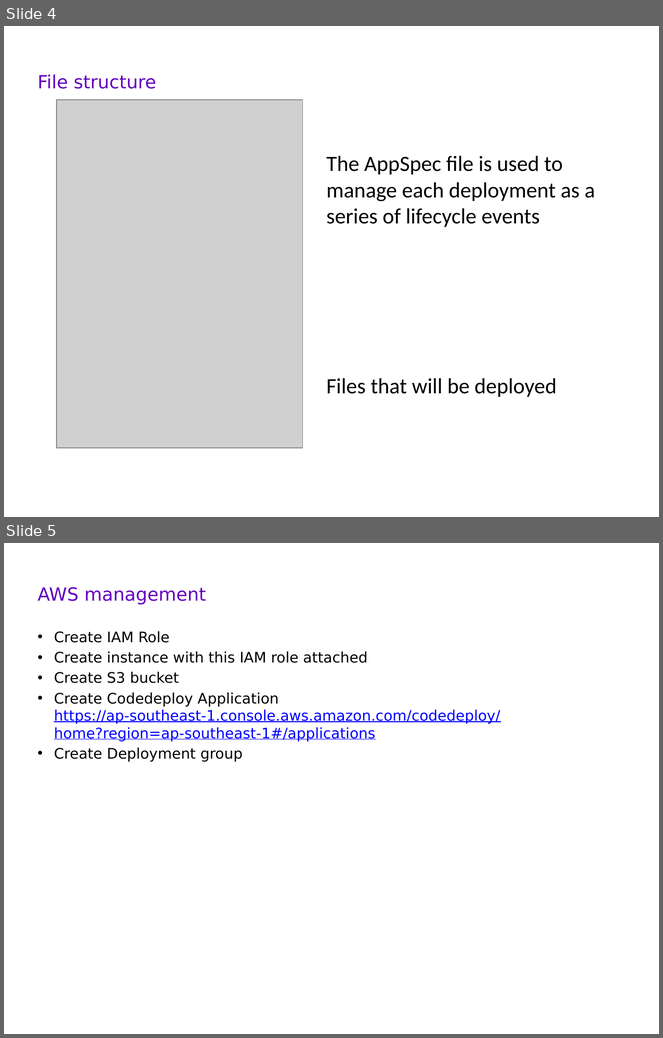
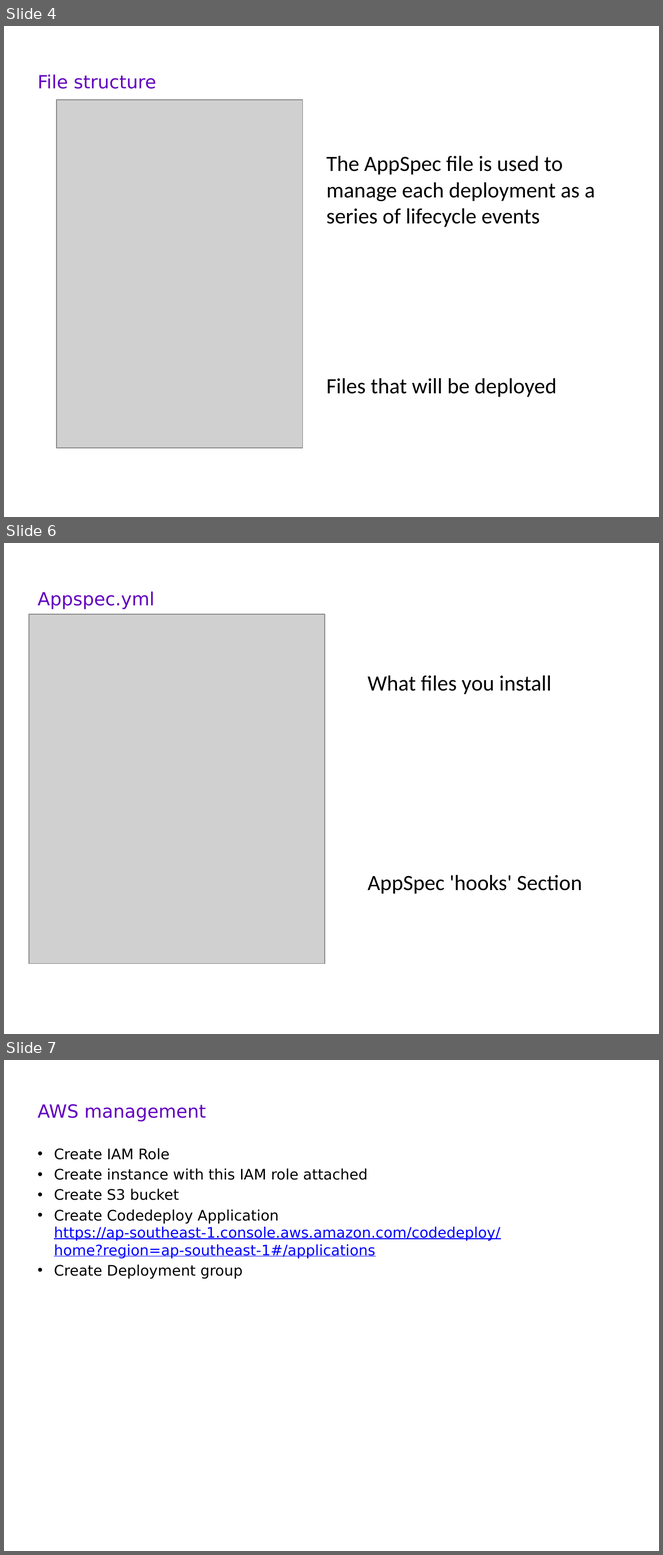
Before and after one commit to carlmitrais/wisdom, a slide deck: cdc_git_ws5.pptx. Shown one above the other, each under a label of ours: slides 4 and 5 before the commit, slides 4, 6 and 7 after it; the slides between them are not shown. The pictures are 663x1038 and 663x1555 pixels, drawn with LibreOffice and Linux fonts; fonts in the diff are those of the drawing; grey boxes stand for pictures; background and template pictures are left out. Boxes give left, top, right and bottom in pixels: in the first picture for what was removed or moved away, otherwise in the second. Text is boxed around its words. In the diff, an @@ line names an element or a change of style, - is before the commit and + after.

```diff
--- a/cdc_git_ws5.pptx
+++ b/cdc_git_ws5.pptx
@@ slide 6 added at (4, 543, 659, 1034), background picture (left out) @@
@@ title added at (38, 591, 155, 610), 15 pt, text #6200C0 @@
+Appspec.yml
@@ picture added at (29, 615, 325, 964) @@
@@ text added at (367, 676, 552, 694), 18 pt, text #000000 @@
+What files you install
@@ text added at (367, 875, 582, 894), 18 pt, text #000000 @@
+AppSpec 'hooks' Section
@@ what was slide 5 is now slide 7 @@
```
Also in this commit, not shown: 3 slides changed, 2 other slides added.
